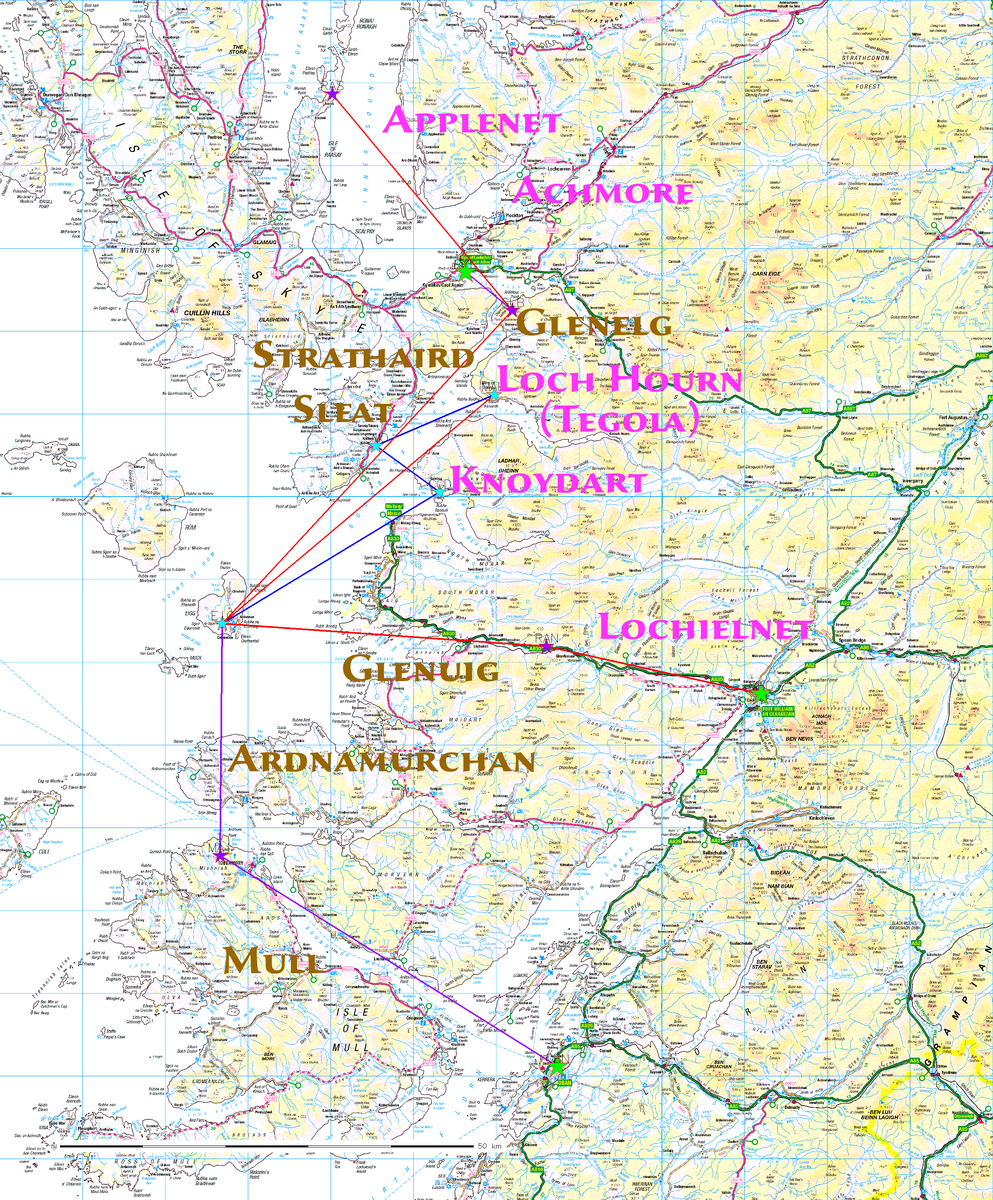
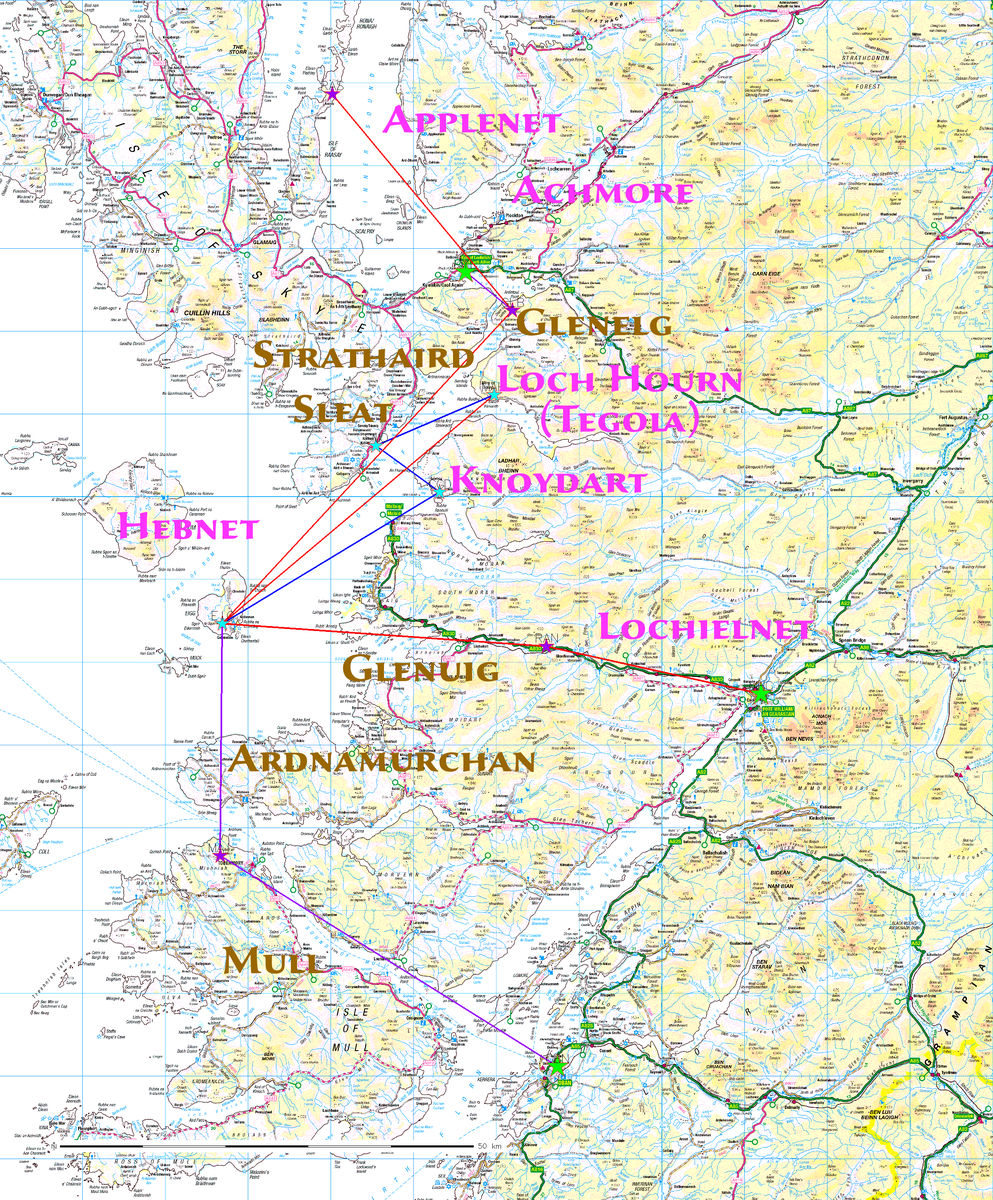
The second 993×1200 image is a revision of the first. Changes to its layers:
added layer "Hebnet" above "Mull" over [left=117, top=511, right=260, bottom=540]
